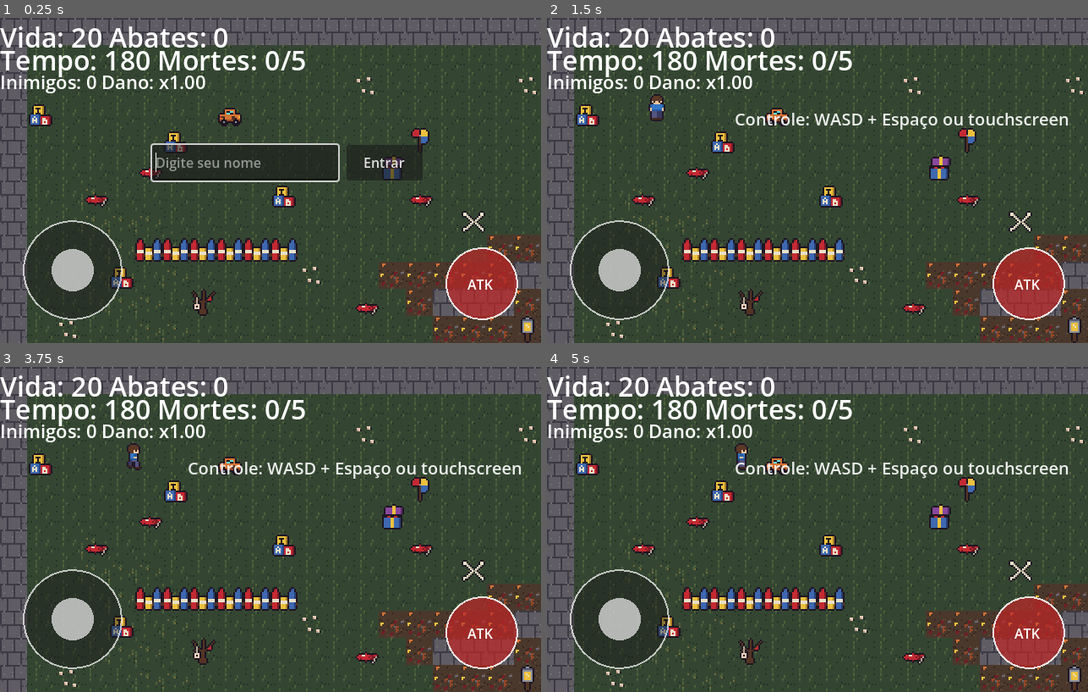
Above: before the commit, frames 1-4 (two rows, left to right).
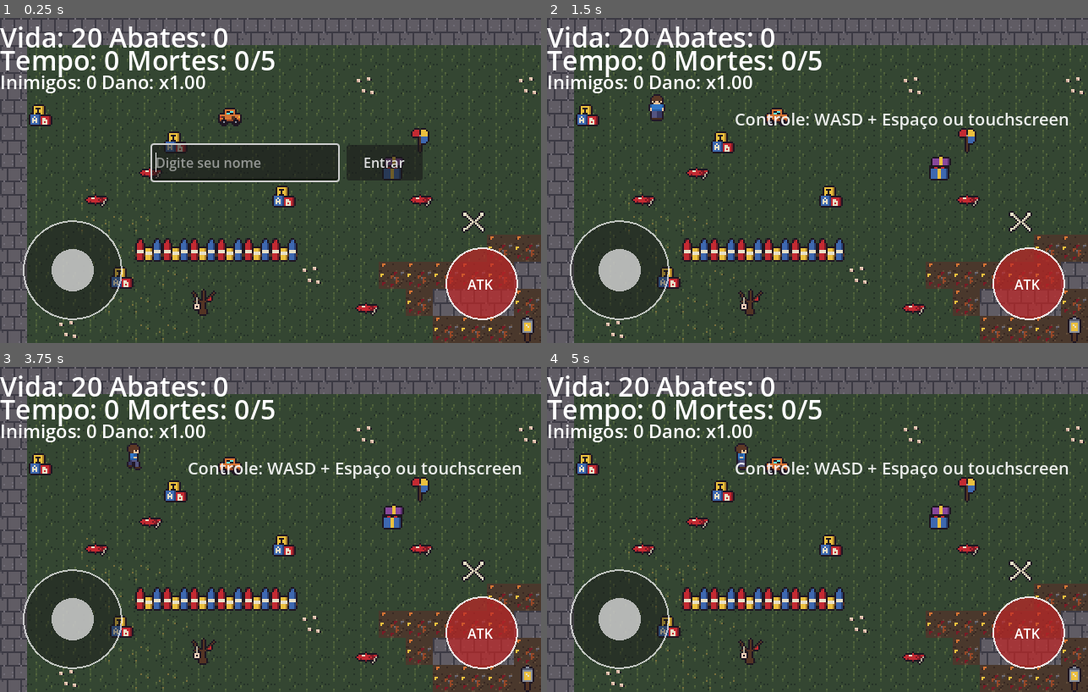
Above: after the commit, the same moments.

Repository: Olivetta21/jd2-olivetta21
Game: Godot game, scene res://scenes/cemiterio.tscn
Same seed, same stepped clock (60 frames per second), same inputs: the game is played once before the commit and once after it.
Inputs (mouse positions are in pixels of both pictures, inside the frame that each line leads up to):
- Up to frame 1 (0.25 s): no input
- Up to frame 2 (1.5 s): click (790, 164) at 0.52 s; type "Alex" at 0.6 s; click "Entrar" at 1.25 s
- Up to frame 3 (3.75 s): tap Enter (ui_accept) at 2, 2.75, 3.5 s; drag from (270, 529) to (108, 458) at 2.02 s; drag from (162, 545) to (108, 458) at 2.77 s; move the mouse to (324, 458) at 3.52 s; hold D (right) from 3.53 s (still down); tap Space (atacar) at 3.6 s
- Up to frame 4 (5 s): release D (right) at 4.25 s; drag from (790, 594) to (741, 461) at 4.27 s

The runs differ from the first frame. In frame 1, 1.2% of the frame differs, in the area x 19-57%, y 10-17%; in frame 2, 1.2%; in frame 3, 1.2%; in frame 4, 1.2%.

Commit message:
feat: chat de informação

Diff:
--- a/scenes/cemiterio.tscn
+++ b/scenes/cemiterio.tscn
@@ -122,5 +122,13 @@
 theme_override_font_sizes/font_size = 20
 horizontal_alignment = 1
 
+[node name="RegistroEventos" type="Label" parent="HUD"]
+offset_left = 8.0
+offset_top = 300.0
+offset_right = 260.0
+offset_bottom = 378.0
+theme_override_colors/font_color = Color(1, 1, 1, 0.65)
+theme_override_font_sizes/font_size = 13
+
 [connection signal="timeout" from="Horda" to="." method="_on_horda_timeout"]
 [connection signal="timeout" from="Relogio" to="." method="_on_relogio_timeout"]
--- a/scripts/cemiterio.gd
+++ b/scripts/cemiterio.gd
@@ -24,6 +24,7 @@
 @onready var texto_tempo: Label = $HUD/Tempo
 @onready var texto_inimigos: Label = $HUD/Inimigos
 @onready var dica_controles: Label = $HUD/DicaControles
+@onready var registro_eventos: Label = $HUD/RegistroEventos
 @onready var posicao_inicial_jogador: Vector2 = jogador.global_position
 
 var abates := 0
@@ -52,9 +53,12 @@
 var debug_tempo_relatorio := 0.0
 var debug_mensagens_recebidas := 0
 var debug_bytes_recebidos := 0
+var eventos_recentes: Array[String] = []
+var partida_iniciada := false
 
 func _ready() -> void:
 	horda.stop()
+	relogio.stop()
 	jogador.set_physics_process(false)
 	jogador.visible = false
 	jogador.collision_layer = 0
@@ -145,18 +149,42 @@
 			meu_id = int(mensagem.get("id", -1))
 			mortes = int(mensagem.get("deaths", mortes))
 			abates = int(mensagem.get("kills", abates))
-			definir_autoridade(bool(mensagem.get("host", false)))
 			for estado in mensagem.get("players", []):
 				adicionar_remoto(estado)
+		"activated":
+			meu_id = int(mensagem.get("id", meu_id))
+			mortes = int(mensagem.get("deaths", mortes))
+			abates = int(mensagem.get("kills", abates))
+			definir_autoridade(bool(mensagem.get("host", false)))
+			iniciar_partida()
+			for estado in mensagem.get("players", []):
+				adicionar_remoto(estado)
+			adicionar_evento("Você entrou na partida.")
+			if mensagem.get("host", false):
+				adicionar_evento("Você iniciou a partida.")
 		"join":
 			adicionar_remoto(mensagem)
+			adicionar_evento("%s entrou." % str(mensagem.get("name", "Jogador")))
 		"leave":
+			var nome_saida := nome_remoto(int(mensagem.get("id", -1)))
 			remover_remoto(int(mensagem.get("id", -1)))
+			adicionar_evento("%s saiu." % nome_saida)
 		"player":
 			if int(mensagem.get("id", -1)) != meu_id:
 				adicionar_ou_atualizar_remoto(mensagem)
 		"host":
 			definir_autoridade(int(mensagem.get("id", -1)) == meu_id)
+			if int(mensagem.get("id", -1)) == meu_id:
+				adicionar_evento("Você agora controla a partida.")
+		"notice":
+			var nome_evento := str(mensagem.get("name", "Jogador"))
+			match mensagem.get("kind", ""):
+				"join":
+					adicionar_evento("%s entrou." % nome_evento)
+				"leave":
+					adicionar_evento("%s saiu." % nome_evento)
+				"death":
+					adicionar_evento("%s morreu." % nome_evento)
 		"enemies":
 			if not sou_autoridade:
 				snapshot_inimigos_pendente = mensagem.get("items", [])
@@ -180,9 +208,6 @@
 				finalizar_derrota()
 		"death":
 			mortes = int(mensagem.get("count", mortes))
-			debug_log("jogador %d morreu total da partida=%d" % [
-				int(mensagem.get("id", -1)), mortes
-			])
 
 func definir_autoridade(valor: bool) -> void:
 	if sou_autoridade == valor:
@@ -197,6 +222,12 @@
 		for inimigo in get_tree().get_nodes_in_group("inimigo"):
 			if inimigo != null:
 				inimigo.process_mode = Node.PROCESS_MODE_DISABLED
+
+func iniciar_partida() -> void:
+	if partida_iniciada:
+		return
+	partida_iniciada = true
+	relogio.start()
 
 func enviar_estado_jogador() -> void:
 	if meu_id < 0 or not nome_confirmado:
@@ -276,8 +307,23 @@
 	jogador.collision_mask = 3
 	jogador.visible = true
 	jogador.set_physics_process(true)
+	enviar({"t": "set_name", "name": nome_jogador})
 	enviar_estado_jogador()
 	mostrar_dica_controles()
+
+func nome_remoto(id: int) -> String:
+	var humano = remotos.get(id)
+	if humano != null and humano.has_method("get_nome"):
+		var nome: String = humano.get_nome()
+		if nome != "":
+			return nome
+	return "Jogador %d" % id
+
+func adicionar_evento(texto: String) -> void:
+	eventos_recentes.push_front(texto)
+	if eventos_recentes.size() > 5:
+		eventos_recentes.pop_back()
+	registro_eventos.text = "\n".join(eventos_recentes)
 
 func mostrar_dica_controles() -> void:
 	dica_controles.text = "Controle: WASD + Espaço ou touchscreen"
--- a/scripts/humano.gd
+++ b/scripts/humano.gd
@@ -15,6 +15,9 @@
 	anim.play("baixo")
 	anim_ataque.animation_finished.connect(_on_ataque_finished)
 	anim_ataque.visible = false
+
+func get_nome() -> String:
+	return nome
 
 func atualizar_rede(posicao: Vector2, direcao: Vector2, nome_recebido: String = "") -> void:
 	velocidade_rede = (posicao - alvo_posicao) / 0.05
Not shown, changed: README.md
Not shown, changed: Servidor/websocket.py
